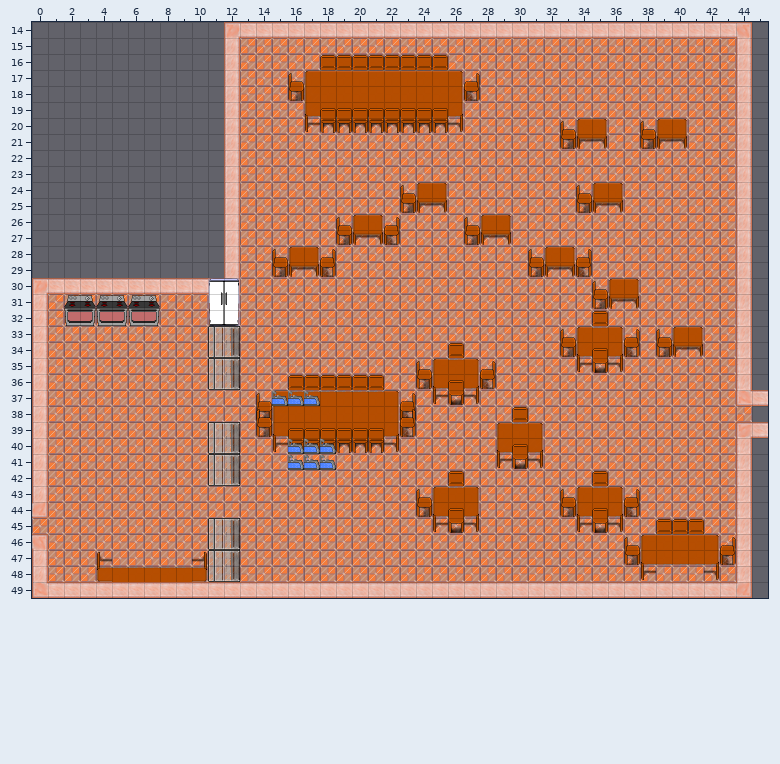
Tiled map (JSON), stored at assets/tilemaps/level4.json. Above, as it was before the edit.
Cells are 32x32 px. Shown: x 0..45, y 14..49.
Now the later version:
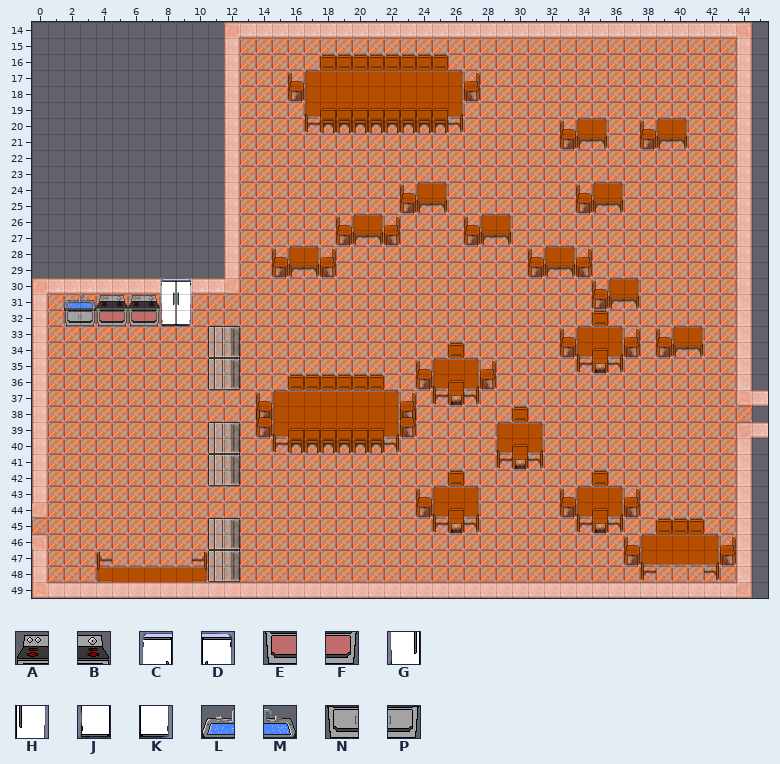
Key: from "newTileset": A 60, B 61, C 62, D 63, E 80, F 81, G 82, H 83, J 102, K 103, L 106, M 107, N 108, P 109.
_ is an empty cell.
Change:
Layer "World":
Tile G now appears in row 31 at x 8.
Tile H now appears in row 31 at x 9.
Tile J now appears in row 32 at x 8.
Tile K now appears in row 32 at x 9.
The author changed tile A to tile L in row 31 at x 2.
The author changed tile B to tile M in row 31 at x 3.
The author changed tile E to tile N in row 32 at x 2.
The author changed tile F to tile P in row 32 at x 3.
The edit erases tile G in row 31 at x 11.
The edit erases tile H in row 31 at x 12.
The edit erases tile J in row 32 at x 11.
The edit erases tile K in row 32 at x 12.
The edit erases tile M in row 41 at x 16 to 17.
Layer "Above Player":
Tile C now appears in row 30 at x 8.
Tile D now appears in row 30 at x 9.
The edit erases tile C in row 30 at x 11.
The edit erases tile D in row 30 at x 12.
The edit erases tile M in row 37 at x 15 to 17; in rows 40 to 41 at x 16 to 18.
